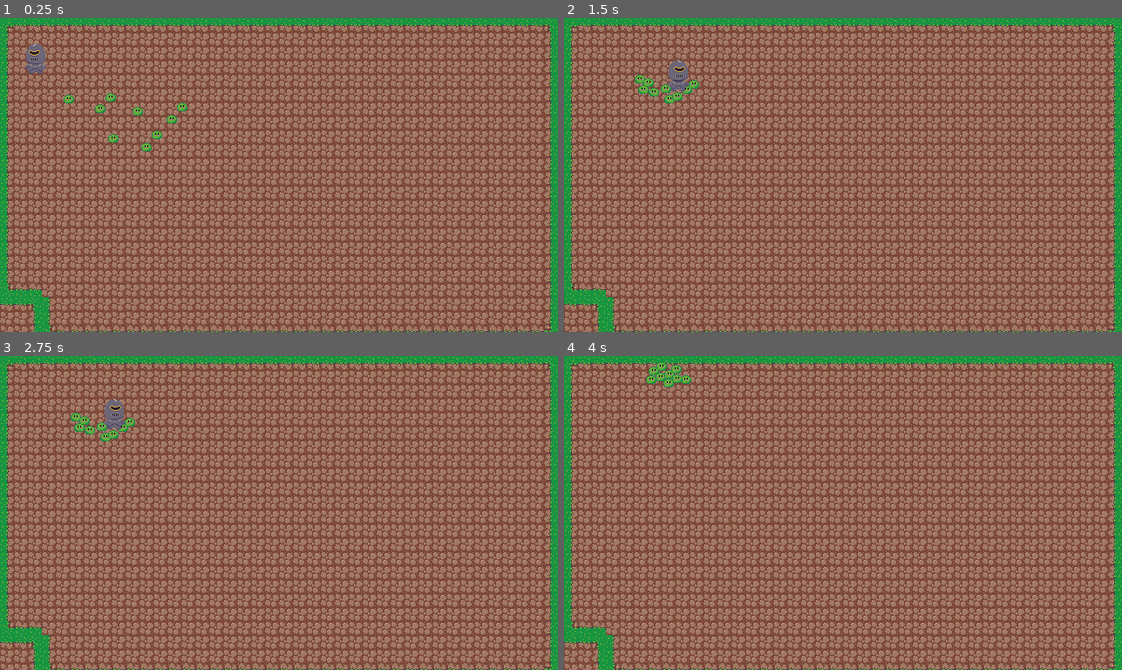
Above: before the commit, frames 1-4 (two rows, left to right).
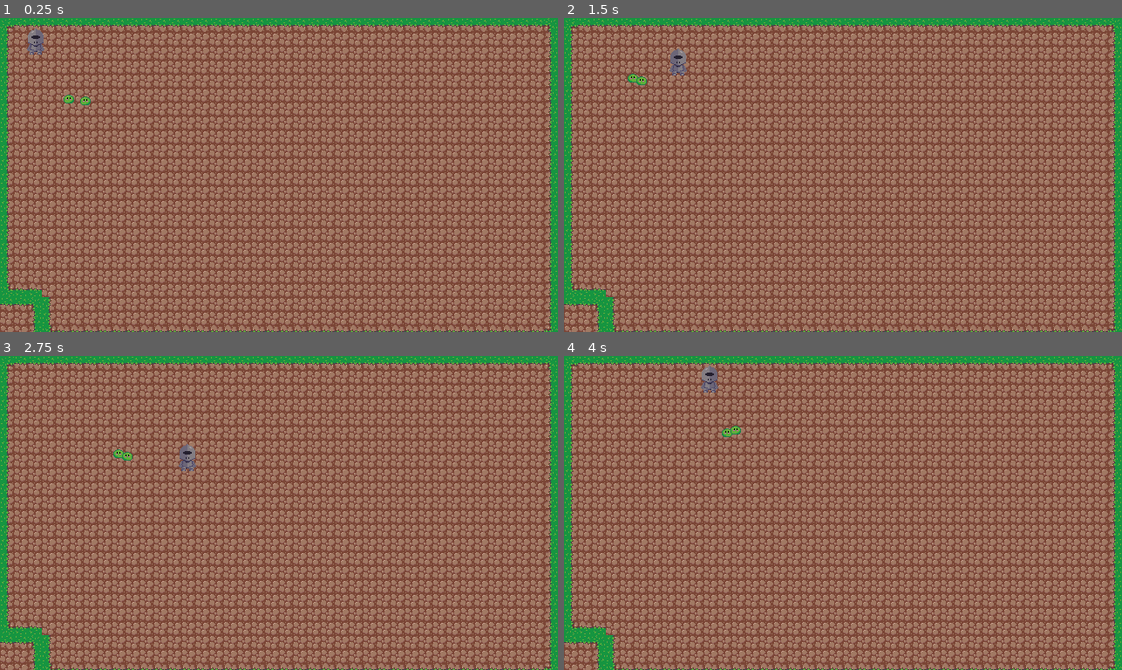
Above: after the commit, the same moments.

Repository: ClangClangBoom/slime-siege-prototype
Game: Godot game, scene res://scenes/main.tscn
The game is run twice, just before and just after one commit, with the same random seed, the same clock (stepped at 60 frames per second) and the same inputs.
Inputs:
- Up to frame 1 (0.25 s): no input
- Up to frame 2 (1.5 s): hold D (move_right) 0.53-1.28 s; hold S (move_down) from 1.28 s (still down)
- Up to frame 3 (2.75 s): release S (move_down) at 2.03 s; hold D (move_right) from 2.03 s (still down)
- Up to frame 4 (4 s): release D (move_right) at 2.78 s; hold W (move_up) 2.78-3.53 s; hold A (move_left) from 3.53 s (still down)

The runs differ from the first frame. In frame 1, 0.8% of the frame differs, in the area x 4-34%, y 3-43%; in frame 2, 0.7%; in frame 3, 0.9%, in the area x 12-36%, y 13-37%; in frame 4, 0.7%.

Commit message:
added hit/hurtbox scripts. combat not possible yet but the code is there

Diff:
--- a/project.godot
+++ b/project.godot
@@ -53,6 +53,13 @@
 ]
 }
 
+[layer_names]
+
+2d_physics/layer_1="Player"
+2d_physics/layer_2="Enemies "
+2d_physics/layer_3="PlayerHurtboxes"
+2d_physics/layer_4="EnemyHitboxes"
+
 [physics]
 
 3d/physics_engine="Jolt Physics"
--- /dev/null
+++ b/scenes/entities/enemy.tscn
@@ -0,0 +1,42 @@
+[gd_scene format=3 uid="uid://da3njvhh05so"]
+
+[ext_resource type="Script" uid="uid://d31gyw83qqfa6" path="res://scripts/enemy.gd" id="1_67neu"]
+[ext_resource type="Texture2D" uid="uid://bvcav2ihu787n" path="res://assets/Slime01.png" id="2_ktqfp"]
+[ext_resource type="PackedScene" uid="uid://tnem6w4amrnn" path="res://scenes/hitbox.tscn" id="3_jr1g6"]
+[ext_resource type="PackedScene" uid="uid://cuxdmgbxh55j6" path="res://scenes/hurtbox.tscn" id="4_hlb8m"]
+[ext_resource type="Script" uid="uid://b5evnqv1i2b0t" path="res://scripts/health_component.gd" id="5_4fpkd"]
+
+[sub_resource type="CapsuleShape2D" id="CapsuleShape2D_t5xhs"]
+radius = 5.0
+height = 10.0
+
+[sub_resource type="CapsuleShape2D" id="CapsuleShape2D_jr1g6"]
+radius = 6.0
+height = 14.0
+
+[node name="Enemy" type="CharacterBody2D" unique_id=1969994283]
+script = ExtResource("1_67neu")
+
+[node name="Sprite2D" type="Sprite2D" parent="." unique_id=265844437]
+texture = ExtResource("2_ktqfp")
+
+[node name="CollisionShape2D" type="CollisionShape2D" parent="." unique_id=1821653115]
+position = Vector2(0, 2)
+shape = SubResource("CapsuleShape2D_t5xhs")
+
+[node name="Hitbox" parent="." unique_id=1122523899 instance=ExtResource("3_jr1g6")]
+
+[node name="Hurtbox" parent="." unique_id=1912894453 node_paths=PackedStringArray("health_component") instance=ExtResource("4_hlb8m")]
+visible = false
+position = Vector2(0, 8)
+collision_layer = 8
+collision_mask = 0
+health_component = NodePath("../HealthComponent")
+
+[node name="CollisionShape2D" type="CollisionShape2D" parent="Hurtbox" unique_id=935807065]
+position = Vector2(0, -6)
+shape = SubResource("CapsuleShape2D_jr1g6")
+
+[node name="HealthComponent" type="Node" parent="." unique_id=68536272]
+script = ExtResource("5_4fpkd")
+metadata/_custom_type_script = "uid://b5evnqv1i2b0t"
--- /dev/null
+++ b/scenes/entities/player.tscn
@@ -0,0 +1,62 @@
+[gd_scene format=3 uid="uid://d4nc8t05r558j"]
+
+[ext_resource type="Script" uid="uid://bfwsuf3jhexg" path="res://scripts/player.gd" id="1_08t41"]
+[ext_resource type="Texture2D" uid="uid://bygyejv7rfyd4" path="res://assets/Knight.png" id="2_1ie0h"]
+[ext_resource type="PackedScene" uid="uid://cuxdmgbxh55j6" path="res://scenes/hurtbox.tscn" id="3_5u6hq"]
+[ext_resource type="Script" uid="uid://b5evnqv1i2b0t" path="res://scripts/health_component.gd" id="3_42nxq"]
+
+[sub_resource type="AtlasTexture" id="AtlasTexture_g2els"]
+atlas = ExtResource("2_1ie0h")
+region = Rect2(0, 0, 24, 48)
+
+[sub_resource type="AtlasTexture" id="AtlasTexture_qhqgy"]
+atlas = ExtResource("2_1ie0h")
+region = Rect2(24, 0, 24, 48)
+
+[sub_resource type="SpriteFrames" id="SpriteFrames_ai34y"]
+animations = [{
+"frames": [{
+"duration": 1.0,
+"texture": SubResource("AtlasTexture_g2els")
+}, {
+"duration": 1.0,
+"texture": SubResource("AtlasTexture_qhqgy")
+}],
+"loop": 1,
+"name": &"idle",
+"speed": 5.0
+}]
+
+[sub_resource type="CapsuleShape2D" id="CapsuleShape2D_g2els"]
+radius = 6.0
+height = 12.0
+
+[sub_resource type="CapsuleShape2D" id="CapsuleShape2D_ai34y"]
+height = 20.0
+
+[node name="Player" type="CharacterBody2D" unique_id=2032196196 groups=["player"]]
+script = ExtResource("1_08t41")
+
+[node name="AnimatedSprite2D" type="AnimatedSprite2D" parent="." unique_id=1026525394]
+position = Vector2(0, -16)
+sprite_frames = SubResource("SpriteFrames_ai34y")
+animation = &"idle"
+autoplay = "idle"
+frame_progress = 0.7123757
+
+[node name="CollisionShape2D" type="CollisionShape2D" parent="." unique_id=1940641434]
+position = Vector2(0, -6)
+shape = SubResource("CapsuleShape2D_g2els")
+
+[node name="Hurtbox" parent="." unique_id=1912894453 node_paths=PackedStringArray("health_component") instance=ExtResource("3_5u6hq")]
+collision_mask = 0
+health_component = NodePath("../HealthComponent")
+
+[node name="CollisionShape2D" type="CollisionShape2D" parent="Hurtbox" unique_id=1444253411]
+position = Vector2(0, -9)
+shape = SubResource("CapsuleShape2D_ai34y")
+
+[node name="HealthComponent" type="Node" parent="." unique_id=1375355275]
+script = ExtResource("3_42nxq")
+max_health = 100
+metadata/_custom_type_script = "uid://b5evnqv1i2b0t"
--- /dev/null
+++ b/scenes/hitbox.tscn
@@ -0,0 +1,16 @@
+[gd_scene format=3 uid="uid://tnem6w4amrnn"]
+
+[ext_resource type="Script" uid="uid://dyb4ugh1deiwu" path="res://scripts/hitbox.gd" id="1_0vdsg"]
+
+[sub_resource type="RectangleShape2D" id="RectangleShape2D_ai34y"]
+size = Vector2(34, 36)
+
+[node name="Hitbox" type="Area2D" unique_id=1122523899]
+collision_layer = 0
+collision_mask = 4
+monitorable = false
+script = ExtResource("1_0vdsg")
+
+[node name="CollisionShape2D" type="CollisionShape2D" parent="." unique_id=1192982083]
+position = Vector2(0, 6)
+shape = SubResource("RectangleShape2D_ai34y")
--- /dev/null
+++ b/scenes/hurtbox.tscn
@@ -0,0 +1,9 @@
+[gd_scene format=3 uid="uid://cuxdmgbxh55j6"]
+
+[ext_resource type="Script" uid="uid://b1prubti1cx0h" path="res://scripts/hurtbox.gd" id="1_ksusc"]
+
+[node name="Hurtbox" type="Area2D" unique_id=1912894453]
+collision_layer = 4
+collision_mask = 4
+monitoring = false
+script = ExtResource("1_ksusc")
--- a/scenes/main.tscn
+++ b/scenes/main.tscn
@@ -1,9 +1,8 @@
 [gd_scene format=4 uid="uid://bigyhikt0g7y7"]
 
-[ext_resource type="Script" uid="uid://d31gyw83qqfa6" path="res://scenes/enemy.gd" id="1_jyhfs"]
 [ext_resource type="Texture2D" uid="uid://128fb0b0m041" path="res://assets/tilesets/Dirt and Grass Topdown Tileset 16x16.png" id="1_tbgi4"]
-[ext_resource type="Texture2D" uid="uid://bvcav2ihu787n" path="res://assets/Slime01.png" id="2_jyhfs"]
-[ext_resource type="PackedScene" uid="uid://d4nc8t05r558j" path="res://scenes/player.tscn" id="4_jyhfs"]
+[ext_resource type="PackedScene" uid="uid://da3njvhh05so" path="res://scenes/entities/enemy.tscn" id="2_sugp2"]
+[ext_resource type="PackedScene" uid="uid://d4nc8t05r558j" path="res://scenes/entities/player.tscn" id="4_jyhfs"]
 
 [sub_resource type="TileSetAtlasSource" id="TileSetAtlasSource_tefeu"]
 texture = ExtResource("1_tbgi4")
@@ -20,123 +19,17 @@
 [sub_resource type="TileSet" id="TileSet_ai34y"]
 sources/0 = SubResource("TileSetAtlasSource_tefeu")
 
-[sub_resource type="CapsuleShape2D" id="CapsuleShape2D_t5xhs"]
-radius = 5.0
-height = 10.0
-
 [node name="Main" type="Node2D" unique_id=685240265]
 
 [node name="TileMapLayer" type="TileMapLayer" parent="." unique_id=113538485]
 tile_map_data = PackedByteArray("AAAAAAAAAAAAAAAAAAABAAAAAAABAAAAAAACAAAAAAABAAAAAAADAAAAAAABAAAAAAAEAAAAAAABAAAAAAAFAA …(14640 unchanged characters)…
 tile_set = SubResource("TileSet_ai34y")
 
-[node name="Enemy" type="CharacterBody2D" parent="." unique_id=715404741]
+[node name="Enemy" parent="." unique_id=1969994283 instance=ExtResource("2_sugp2")]
 position = Vector2(90, 106)
-script = ExtResource("1_jyhfs")
-metadata/_edit_group_ = true
 
-[node name="Sprite2D" type="Sprite2D" parent="Enemy" unique_id=1424261721]
-texture = ExtResource("2_jyhfs")
-
-[node name="CollisionShape2D" type="CollisionShape2D" parent="Enemy" unique_id=1748036877]
-position = Vector2(0, 2)
-shape = SubResource("CapsuleShape2D_t5xhs")
-
-[node name="Enemy3" type="CharacterBody2D" parent="." unique_id=1838571482]
-position = Vector2(143, 150)
-script = ExtResource("1_jyhfs")
-metadata/_edit_group_ = true
-
-[node name="Sprite2D" type="Sprite2D" parent="Enemy3" unique_id=817186690]
-texture = ExtResource("2_jyhfs")
-
-[node name="CollisionShape2D" type="CollisionShape2D" parent="Enemy3" unique_id=1843826084]
-position = Vector2(0, 2)
-shape = SubResource("CapsuleShape2D_t5xhs")
-
-[node name="Enemy2" type="CharacterBody2D" parent="." unique_id=1912680775]
-position = Vector2(174, 114)
-script = ExtResource("1_jyhfs")
-metadata/_edit_group_ = true
-
-[node name="Sprite2D" type="Sprite2D" parent="Enemy2" unique_id=1055181006]
-texture = ExtResource("2_jyhfs")
-
-[node name="CollisionShape2D" type="CollisionShape2D" parent="Enemy2" unique_id=835454054]
-position = Vector2(0, 2)
-shape = SubResource("CapsuleShape2D_t5xhs")
-
-[node name="Enemy4" type="CharacterBody2D" parent="." unique_id=1520417715]
-position = Vector2(130, 114)
-script = ExtResource("1_jyhfs")
-metadata/_edit_group_ = true
-
-[node name="Sprite2D" type="Sprite2D" parent="Enemy4" unique_id=568652913]
-texture = ExtResource("2_jyhfs")
-
-[node name="CollisionShape2D" type="CollisionShape2D" parent="Enemy4" unique_id=302211436]
-position = Vector2(0, 2)
-shape = SubResource("CapsuleShape2D_t5xhs")
-
-[node name="Enemy5" type="CharacterBody2D" parent="." unique_id=1115668208]
-position = Vector2(183, 158)
-script = ExtResource("1_jyhfs")
-metadata/_edit_group_ = true
-
-[node name="Sprite2D" type="Sprite2D" parent="Enemy5" unique_id=392493197]
-texture = ExtResource("2_jyhfs")
-
-[node name="CollisionShape2D" type="CollisionShape2D" parent="Enemy5" unique_id=1655100806]
-position = Vector2(0, 2)
-shape = SubResource("CapsuleShape2D_t5xhs")
-
-[node name="Enemy6" type="CharacterBody2D" parent="." unique_id=429459297]
-position = Vector2(214, 122)
-script = ExtResource("1_jyhfs")
-metadata/_edit_group_ = true
-
-[node name="Sprite2D" type="Sprite2D" parent="Enemy6" unique_id=549734582]
-texture = ExtResource("2_jyhfs")
-
-[node name="CollisionShape2D" type="CollisionShape2D" parent="Enemy6" unique_id=41644114]
-position = Vector2(0, 2)
-shape = SubResource("CapsuleShape2D_t5xhs")
-
-[node name="Enemy7" type="CharacterBody2D" parent="." unique_id=528907632]
-position = Vector2(143, 98)
-script = ExtResource("1_jyhfs")
-metadata/_edit_group_ = true
-
-[node name="Sprite2D" type="Sprite2D" parent="Enemy7" unique_id=985794640]
-texture = ExtResource("2_jyhfs")
-
-[node name="CollisionShape2D" type="CollisionShape2D" parent="Enemy7" unique_id=1051298136]
-position = Vector2(0, 2)
-shape = SubResource("CapsuleShape2D_t5xhs")
-
-[node name="Enemy8" type="CharacterBody2D" parent="." unique_id=128032731]
-position = Vector2(196, 142)
-script = ExtResource("1_jyhfs")
-metadata/_edit_group_ = true
-
-[node name="Sprite2D" type="Sprite2D" parent="Enemy8" unique_id=818179632]
-texture = ExtResource("2_jyhfs")
-
-[node name="CollisionShape2D" type="CollisionShape2D" parent="Enemy8" unique_id=511302164]
-position = Vector2(0, 2)
-shape = SubResource("CapsuleShape2D_t5xhs")
-
-[node name="Enemy9" type="CharacterBody2D" parent="." unique_id=1681802948]
-position = Vector2(227, 106)
-script = ExtResource("1_jyhfs")
-metadata/_edit_group_ = true
-
-[node name="Sprite2D" type="Sprite2D" parent="Enemy9" unique_id=178539863]
-texture = ExtResource("2_jyhfs")
-
-[node name="CollisionShape2D" type="CollisionShape2D" parent="Enemy9" unique_id=1399649208]
-position = Vector2(0, 2)
-shape = SubResource("CapsuleShape2D_t5xhs")
+[node name="Enemy2" parent="." unique_id=296941024 instance=ExtResource("2_sugp2")]
+position = Vector2(112, 106)
 
 [node name="Player" parent="." unique_id=2032196196 instance=ExtResource("4_jyhfs")]
 position = Vector2(41, 42)
--- a/scenes/player.tscn
+++ /dev/null
@@ -1,43 +0,0 @@
-[gd_scene format=3 uid="uid://d4nc8t05r558j"]
-
-[ext_resource type="Script" uid="uid://bfwsuf3jhexg" path="res://scenes/player.gd" id="1_08t41"]
-[ext_resource type="Texture2D" uid="uid://bygyejv7rfyd4" path="res://assets/Knight.png" id="2_1ie0h"]
-
-[sub_resource type="AtlasTexture" id="AtlasTexture_jyhfs"]
-atlas = ExtResource("2_1ie0h")
-region = Rect2(0, 0, 32, 48)
-
-[sub_resource type="AtlasTexture" id="AtlasTexture_tbgi4"]
-atlas = ExtResource("2_1ie0h")
-region = Rect2(64, 0, 32, 48)
-
-[sub_resource type="SpriteFrames" id="SpriteFrames_ai34y"]
-animations = [{
-"frames": [{
-"duration": 2.0,
-"texture": SubResource("AtlasTexture_jyhfs")
-}, {
-"duration": 2.0,
-"texture": SubResource("AtlasTexture_tbgi4")
-}],
-"loop": 1,
-"name": &"idle",
-"speed": 5.0
-}]
-
-[sub_resource type="CircleShape2D" id="CircleShape2D_jyhfs"]
-radius = 5.0
-
-[node name="Player" type="CharacterBody2D" unique_id=2032196196 groups=["player"]]
-script = ExtResource("1_08t41")
-metadata/_edit_group_ = true
-
-[node name="AnimatedSprite2D" type="AnimatedSprite2D" parent="." unique_id=1026525394]
-sprite_frames = SubResource("SpriteFrames_ai34y")
-animation = &"idle"
-autoplay = "idle"
-frame_progress = 0.7123757
-
-[node name="CollisionShape2D" type="CollisionShape2D" parent="." unique_id=1940641434]
-position = Vector2(0, 18)
-shape = SubResource("CircleShape2D_jyhfs")
--- /dev/null
+++ b/scripts/health_component.gd
@@ -0,0 +1,18 @@
+class_name HealthComponent
+extends Node
+
+@export var max_health: int = 10
+var current_health: int
+
+signal died
+signal health_changed(current_health)
+
+func _ready() -> void:
+	current_health = max_health
+
+func apply_damage(damage: int) -> void:
+	current_health = clamp(current_health - damage, 0, max_health)
+	health_changed.emit(current_health)
+
+	if current_health <= 0:
+		died.emit()
--- /dev/null
+++ b/scripts/hitbox.gd
@@ -0,0 +1,17 @@
+class_name Hitbox
+extends Area2D
+
+@export var damage: int = 1
+
+func _ready() -> void:
+	area_entered.connect(_on_area_entered)
+
+func _on_area_entered(area: Area2D) -> void:
+	print("Hitbox has touched: ", area.name) #
+
+	#check if the area we touched is an instance of hurtbox class
+	if area is Hurtbox:
+		print("It's a hurtbox! calling take_damage") #
+		area.take_damage(damage)
+	else:
+		print("NOT a hurtbox it is a: ", area.get_class(), "with script: ", area.get_script())
--- /dev/null
+++ b/scripts/hurtbox.gd
@@ -0,0 +1,14 @@
+class_name Hurtbox
+extends Area2D
+
+@export var health_component: Node	#we will link a health component here soon
+
+func _ready() -> void:
+	return
+
+func take_damage(damage: int) -> void:
+	print("Ow")
+	if health_component:
+		health_component.apply_damage(damage)
+	else:
+		print("WARNING: hurtbox has no healthcomponent assigned in inspector")
Binary file changed: assets/Knight.png
Binary file removed: assets/Wizard Simple Attack Animation.png
Not shown, removed: assets/Wizard Simple Attack Animation.png.import
Renamed: scenes/enemy.gd -> scripts/enemy.gd
Renamed: scenes/enemy.gd.uid -> scripts/enemy.gd.uid
Not shown, added: scripts/health_component.gd.uid
Not shown, added: scripts/hitbox.gd.uid
Not shown, added: scripts/hurtbox.gd.uid
Renamed: scenes/player.gd -> scripts/player.gd
Renamed: scenes/player.gd.uid -> scripts/player.gd.uid
